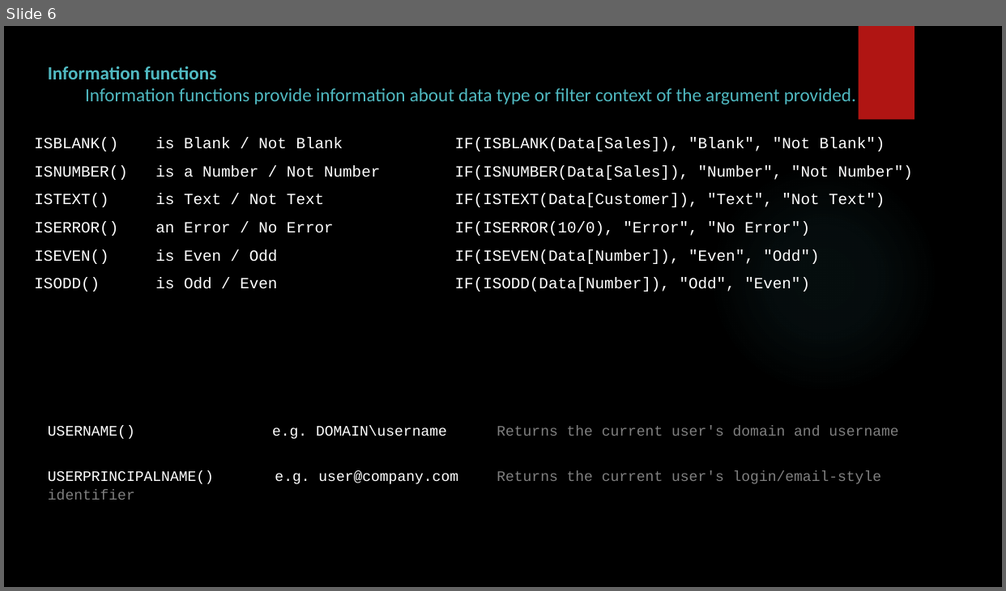
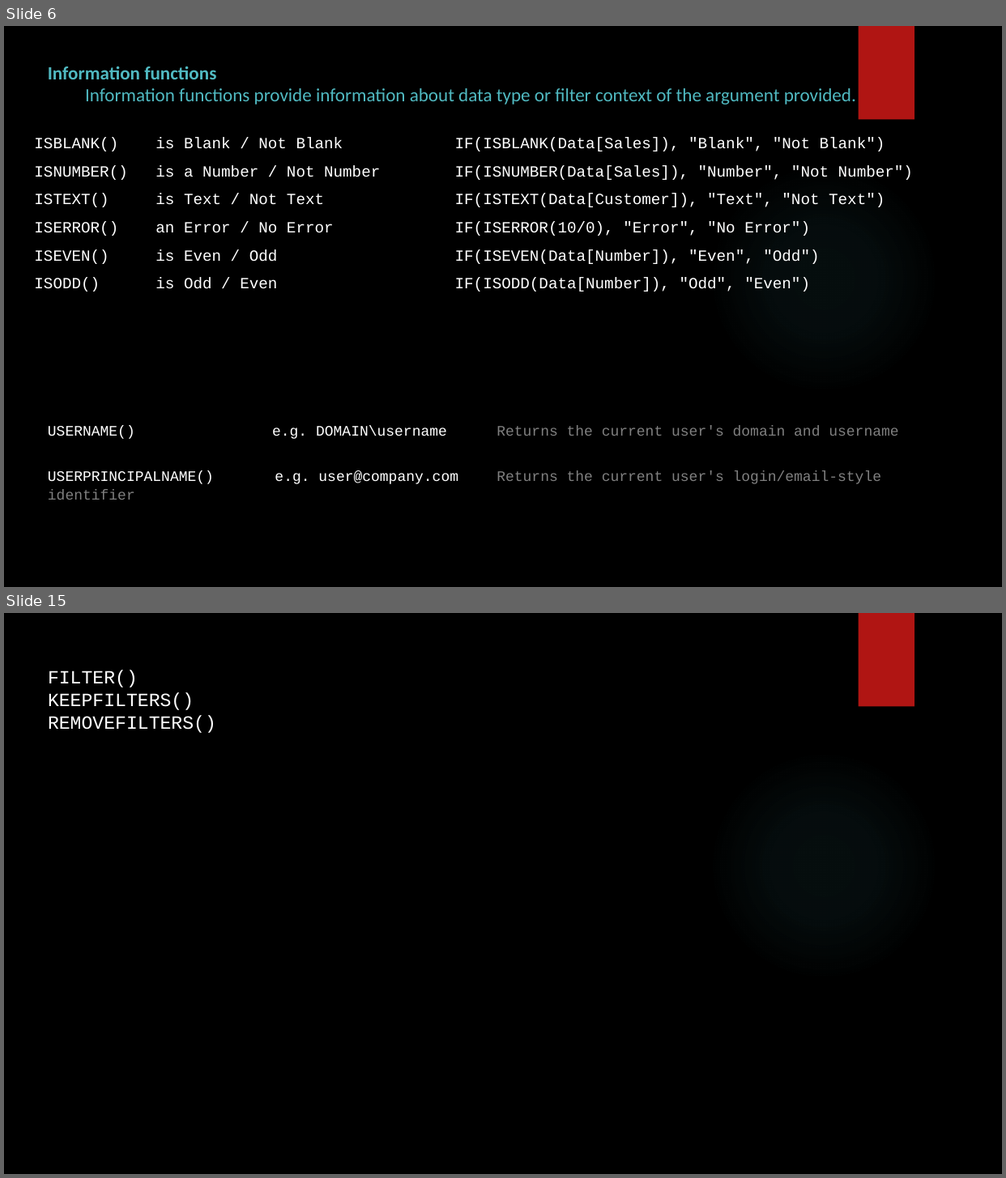
Before and after one commit to SHIVRAJSHINDE/Ethans, a slide deck: 17 18 20/5.Power Bi/5) Dax/Dax.pptx. Shown one above the other, each under a label of ours: slide 6 before the commit, slides 6 and 15 after it; the slides between them are not shown. The pictures are 1006x591 and 1006x1178 pixels, drawn with LibreOffice and Linux fonts; fonts in the diff are those of the drawing; background and template pictures are left out. Boxes give left, top, right and bottom in pixels: in the first picture for what was removed or moved away, otherwise in the second. Text is boxed around its words. In the diff, an @@ line names an element or a change of style, - is before the commit and + after.

```diff
--- a/17 18 20/5.Power Bi/5) Dax/Dax.pptx
+++ b/17 18 20/5.Power Bi/5) Dax/Dax.pptx
@@ slide 15 added at (x1=4, y1=613, x2=1002, y2=1174), background picture (left out); not listed: 2 template elements that a slide beside it also shows @@
@@ text added at (x1=48, y1=671, x2=216, y2=733), 18 pt, text #FFFFFF @@
+FILTER()
+KEEPFILTERS()
+REMOVEFILTERS()
```
Also in this commit, not shown: 6 slides changed, 5 other slides added, 1 slide removed, 38 other files.
